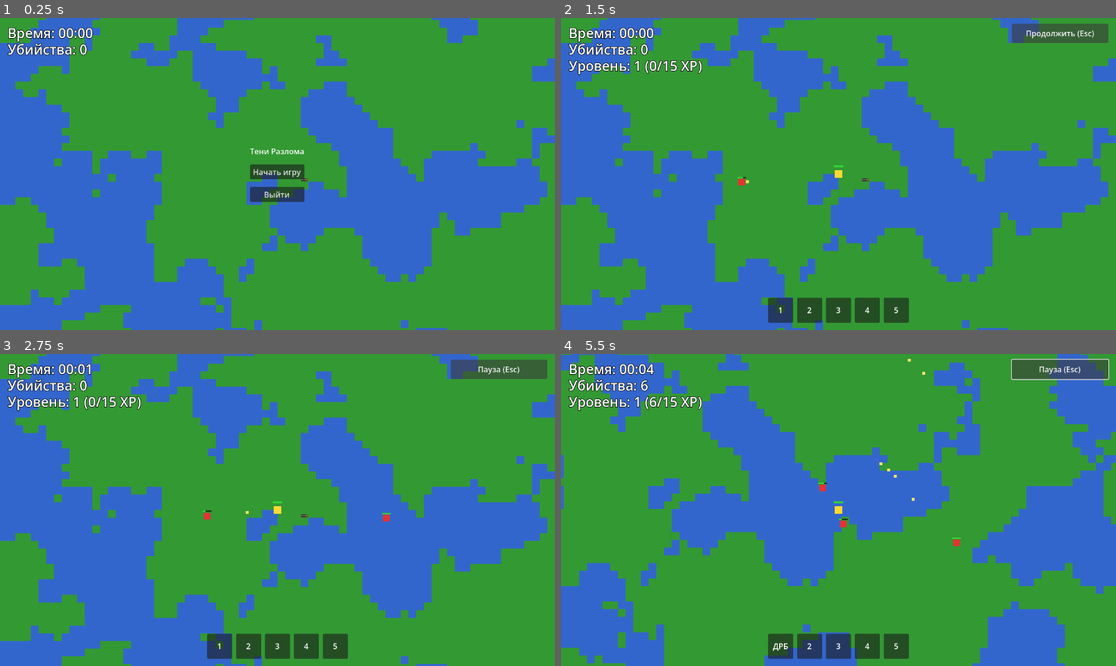
Above: before the commit, frames 1-4 (two rows, left to right).
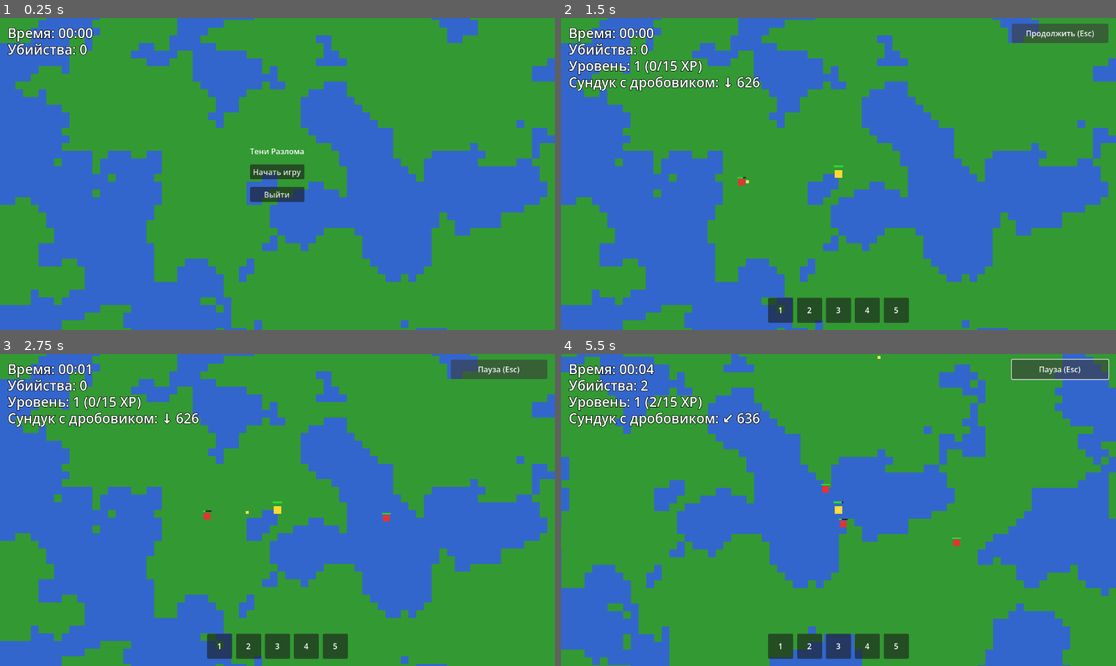
Above: after the commit, the same moments.

Repository: aegissana-sudo/vada
Game: Godot game, scene res://Main.tscn
Two runs of this game, one before a commit and one after it. Both use one fixed random seed, a clock stepped at 60 frames per second and the inputs below.
Inputs:
- Up to frame 1 (0.25 s): no input
- Up to frame 2 (1.5 s): click "Начать игру" at 0.5 s; click "Пауза (Esc)" at 1.25 s
- Up to frame 3 (2.75 s): click "Продолжить (Esc)" at 2 s
- Up to frame 4 (5.5 s): hold Right (ui_right) 2.78-3.53 s; hold Down (ui_down) 3.53-4.28 s; hold Right (ui_right) 4.28-5.03 s; hold Up (ui_up) from 5.03 s (still down)

The runs differ from the first frame. In frame 1, less than 0.1% of the frame differs, in the area x 54-56%, y 51-53%; in frame 2, 0.8%; in frame 3, 0.8%; in frame 4, 9.7%, in the area x 0-100%, y 0-100%.

Commit message:
Add random shotgun chest spawn with map indicator

Diff:
--- a/Main.tscn
+++ b/Main.tscn
@@ -55,6 +55,16 @@
 offset_right = 360.0
 offset_bottom = 116.0
 text = "Уровень: 1 (0/5 XP)"
+label_settings = SubResource("2")
+
+[node name="ChestIndicatorLabel" type="Label" parent="CanvasLayer"]
+visible = false
+layout_mode = 0
+offset_left = 16.0
+offset_top = 114.0
+offset_right = 500.0
+offset_bottom = 148.0
+text = "Сундук с дробовиком: → 0"
 label_settings = SubResource("2")
 
 [node name="PauseButton" type="Button" parent="CanvasLayer"]
--- a/scripts/world.gd
+++ b/scripts/world.gd
@@ -35,6 +35,7 @@
 @onready var level_up_option_1_button: Button = $CanvasLayer/LevelUpMenu/CenterContainer/VBoxContainer/Option1Button
 @onready var level_up_option_2_button: Button = $CanvasLayer/LevelUpMenu/CenterContainer/VBoxContainer/Option2Button
 @onready var level_up_option_3_button: Button = $CanvasLayer/LevelUpMenu/CenterContainer/VBoxContainer/Option3Button
+@onready var chest_indicator_label: Label = $CanvasLayer/ChestIndicatorLabel
 
 var noise := FastNoiseLite.new()
 var generated_chunks: Dictionary = {}
@@ -56,6 +57,11 @@
 var _hazard_damage_timer := 0.0
 var _enemy_health_multiplier := 1
 var _next_enemy_health_doubling_time := 0.0
+var _shotgun_pickup: Area2D
+
+const SHOTGUN_PICKUP_MIN_DISTANCE := 420.0
+const SHOTGUN_PICKUP_MAX_DISTANCE := 1150.0
+const SHOTGUN_PICKUP_SPAWN_ATTEMPTS := 24
 
 const TILE_GRASS := Vector2i(0, 0)
 const TILE_WATER := Vector2i(1, 0)
@@ -109,6 +115,7 @@
     _update_level_ui()
     _update_inventory_ui()
     _spawn_shotgun_pickup()
+    _update_chest_indicator_ui()
     player.died.connect(_on_player_died)
     retry_button.pressed.connect(_on_retry_button_pressed)
     start_button.pressed.connect(_on_start_button_pressed)
@@ -129,6 +136,7 @@
     _update_enemy_spawns(delta)
     _update_enemy_health_scaling()
     _update_environment_escalation(delta)
+    _update_chest_indicator_ui()
 
 
 func _unhandled_input(event: InputEvent) -> void:
@@ -154,6 +162,7 @@
     pause_button.text = "Пауза (Esc)"
     level_label.visible = is_active
     level_up_menu.visible = false
+    chest_indicator_label.visible = is_active and _shotgun_pickup != null
 
     if is_active:
         _enemy_health_multiplier = 1
@@ -191,15 +200,59 @@
     shotgun_slot_label.text = "1"
 
 func _spawn_shotgun_pickup() -> void:
-    var pickup = Area2D.new()
-    pickup.set_script(_shotgun_pickup_script)
-    pickup.process_mode = Node.PROCESS_MODE_PAUSABLE
-    pickup.global_position = player.global_position + Vector2(56.0, 12.0)
-    pickup.picked_up.connect(_on_shotgun_picked_up)
-    add_child(pickup)
+    _shotgun_pickup = Area2D.new()
+    _shotgun_pickup.set_script(_shotgun_pickup_script)
+    _shotgun_pickup.process_mode = Node.PROCESS_MODE_PAUSABLE
+    _shotgun_pickup.global_position = _pick_random_shotgun_position()
+    _shotgun_pickup.picked_up.connect(_on_shotgun_picked_up)
+    add_child(_shotgun_pickup)
 
 func _on_shotgun_picked_up() -> void:
+    _shotgun_pickup = null
     _update_inventory_ui()
+    _update_chest_indicator_ui()
+
+func _pick_random_shotgun_position() -> Vector2:
+    for _attempt in range(SHOTGUN_PICKUP_SPAWN_ATTEMPTS):
+        var angle := randf() * TAU
+        var distance := randf_range(SHOTGUN_PICKUP_MIN_DISTANCE, SHOTGUN_PICKUP_MAX_DISTANCE)
+        var offset := Vector2(cos(angle), sin(angle)) * distance
+        var world_position := player.global_position + offset
+        var tile_position := Vector2i(
+            floor(world_position.x / tile_size),
+            floor(world_position.y / tile_size)
+        )
+        var chunk := Vector2i(
+            floor(float(tile_position.x) / chunk_size),
+            floor(float(tile_position.y) / chunk_size)
+        )
+        if not generated_chunks.has(chunk):
+            _generate_chunk(chunk)
+
+        if _select_atlas_for_tile(tile_position.x, tile_position.y) == TILE_GRASS:
+            return world_position
+
+    return player.global_position + Vector2(SHOTGUN_PICKUP_MIN_DISTANCE, 0.0)
+
+func _update_chest_indicator_ui() -> void:
+    if _shotgun_pickup == null:
+        chest_indicator_label.visible = false
+        return
+
+    var to_chest := _shotgun_pickup.global_position - player.global_position
+    var distance := int(to_chest.length())
+    var direction_arrow := _get_direction_arrow(to_chest)
+    chest_indicator_label.text = "Сундук с дробовиком: %s %d" % [direction_arrow, distance]
+    chest_indicator_label.visible = _game_started and not _game_over
+
+func _get_direction_arrow(direction: Vector2) -> String:
+    if direction.length() <= 0.001:
+        return "•"
+
+    var angle := fposmod(direction.angle(), TAU)
+    var octant := int(round(angle / (PI / 4.0))) % 8
+    var arrows := ["→", "↘", "↓", "↙", "←", "↖", "↑", "↗"]
+    return arrows[octant]
 
 func _update_survival_ui() -> void:
     var formatted_time := _format_survival_time(_survival_time)
